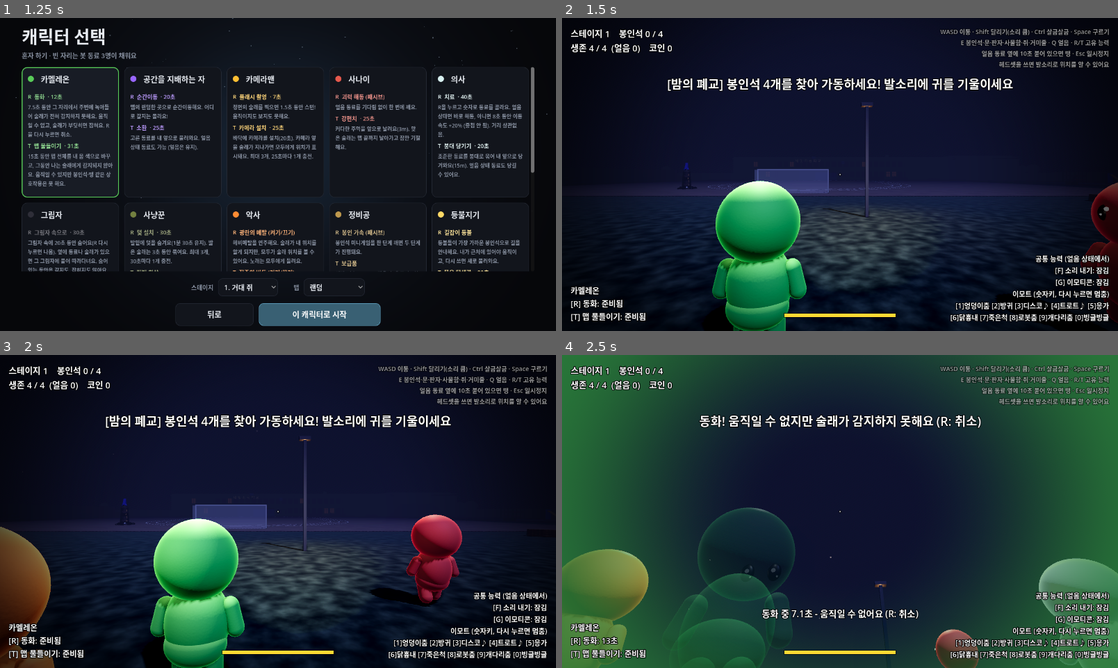
Above: before the commit, frames 1-4 (two rows, left to right).
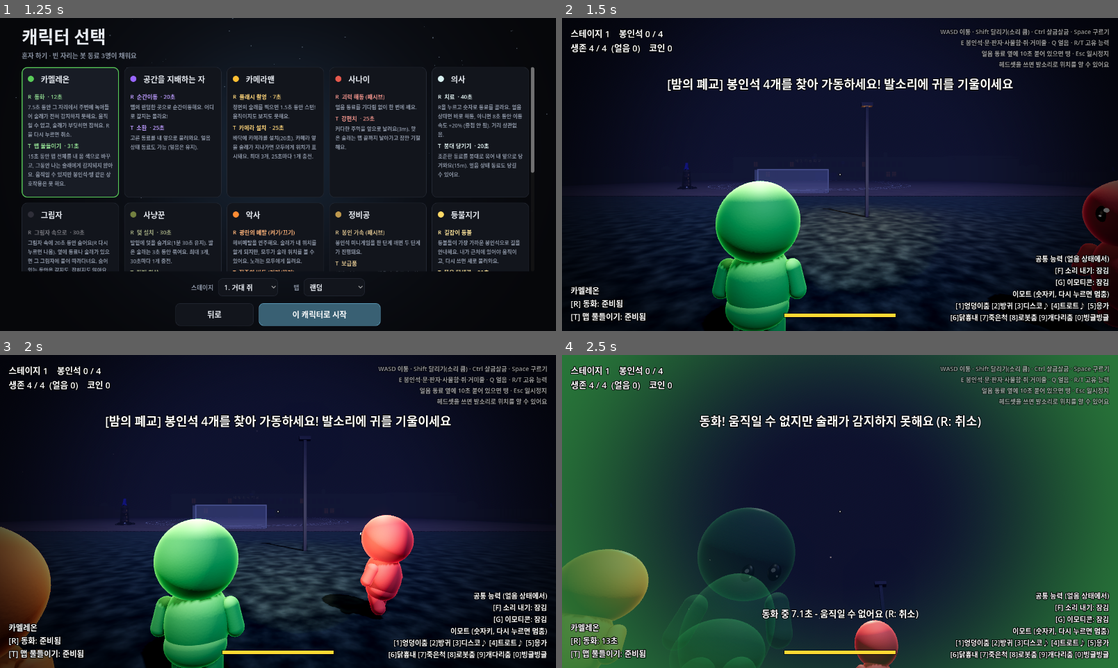
Above: after the commit, the same moments.

Repository: jinhwanai-spec/icebang
Game: Godot game, scene res://scenes/menu.tscn
Same seed, same stepped clock (60 frames per second), same inputs: the game is played once before the commit and once after it.
Inputs (mouse positions are in pixels of both pictures, inside the frame that each line leads up to):
- Up to frame 1 (1.25 s): click "혼자 하기" at 0.5 s
- Up to frame 2 (1.5 s): click "이 캐릭터로 시작" at 1.25 s
- Up to frame 3 (2 s): no input
- Up to frame 4 (2.5 s): tap Enter at 2 s; move the mouse to (867, 511) at 2.02 s; hold W (move_forward) from 2.03 s (still down); hold R (ability_1) from 2.03 s (still down); click (867, 511) at 2.17 s

Frame 1 is identical in both runs. In frame 2, 0.7% of the frame differs, in the area x 76-100%, y 51-99%; in frame 3, 4.7%, in the area x 47-84%, y 26-85%; in frame 4, 3.1%.

Commit message:
야간 6: 미술실, 중환자실 모니터, 층 표시
- 미술실: 이젤·그림판·석고상·물감 선반·바닥 물감 자국, 나무 바닥
- 병실 침대 옆 심전도 모니터 (일부 켜짐)
- 계단실 벽에 층 표시 (학교 1층/2층, 병원 B1/1F/2F)

Co-Authored-By: Claude Opus 5.5 <noreply@anthropic.com>
Claude-Session: https://claude.ai/code/session_0199zbgPCRwFeeZZPHPzu7ph

Diff:
--- a/scripts/building_kit.gd
+++ b/scripts/building_kit.gd
@@ -717,7 +717,7 @@
 
 # ================================================================ 자세한 방 꾸미기 (학교·병원·도시 공통)
 
-const RICH_KINDS := ["teachers", "nurse", "toilet", "library", "music", "lab", "computer", "office", "nurse_station", "pharmacy", "operating", "morgue", "boiler", "storage"]
+const RICH_KINDS := ["art", "teachers", "nurse", "toilet", "library", "music", "lab", "computer", "office", "nurse_station", "pharmacy", "operating", "morgue", "boiler", "storage"]
 
 
 ## 벽을 따라 u(0~1) 위치, 벽에서 depth/2 떨어진 곳. 반환 [위치, yaw(앞=방 안쪽)]
@@ -760,6 +760,34 @@
 	var sides: Array = [0, 1, 2, 3].filter(func(s): return s != ds and s != ws)
 	var big := inner.grow(-1.3)
 	match kind:
+		"art":
+			# 이젤 + 그림판, 석고상, 물감 선반, 바닥에 튄 물감
+			for i in 8:
+				var a := TAU * i / 8.0
+				var p := Vector3(c.x + cos(a) * minf(3.2, inner.size.x * 0.35), y, c.y + sin(a) * minf(3.2, inner.size.y * 0.35))
+				if blocks_door(p, Vector3(0.8, 1, 0.8)) or _keep.has_point(Vector2(p.x, p.z)):
+					continue
+				var face := atan2(c.x - p.x, c.y - p.z) + PI
+				if rng.randf() < 0.15:
+					_yawbox(_local(p, face, Vector3(0, 0.1, 0)), Vector3(0.7, 0.05, 1.5), face + 0.5, Color(0.45, 0.32, 0.2), false)
+					continue
+				for s in [-1.0, 1.0]:
+					_yawbox(_local(p, face, Vector3(0.28 * s, 0.8, 0.1)), Vector3(0.04, 1.6, 0.04), face, Color(0.45, 0.32, 0.2), false)
+				_yawbox(_local(p, face, Vector3(0, 0.75, -0.25)), Vector3(0.04, 1.5, 0.04), face, Color(0.45, 0.32, 0.2), false)
+				_yawbox(_local(p, face, Vector3(0, 1.25, 0.12)), Vector3(0.7, 0.55, 0.03), face, Color(0.92, 0.9, 0.85), false)
+				for k in 3:
+					_yawbox(_local(p, face, Vector3(rng.randf_range(-0.25, 0.25), 1.25 + rng.randf_range(-0.18, 0.18), 0.14)), Vector3(rng.randf_range(0.08, 0.25), rng.randf_range(0.05, 0.2), 0.005), face, Color.from_hsv(rng.randf(), 0.7, 0.8), false)
+				_chair(_local(p, face, Vector3(0, 0, 0.75)), face + PI, Color(0.45, 0.32, 0.2), rng.randf() < 0.15)
+			var bust := Vector3(c.x, y, c.y)
+			if not _keep.has_point(Vector2(c.x, c.y)):
+				part(bust + Vector3.UP * 0.45, Vector3(0.5, 0.9, 0.5), Color(0.85, 0.85, 0.82), "trim", true)
+				part(bust + Vector3.UP * 1.05, Vector3(0.3, 0.3, 0.25), Color(0.95, 0.95, 0.92), "trim")
+				part(bust + Vector3.UP * 1.32, Vector3(0.2, 0.26, 0.22), Color(0.95, 0.95, 0.92), "trim")
+			for sd in sides:
+				_along_wall(inner, sd, 0.45, 1.9, y, func(p, yw): if rng.randf() < 0.5: _rack(p, yw))
+			for k in 8:
+				part(Vector3(rng.randf_range(inner.position.x + 0.5, inner.end.x - 0.5), y + 0.005, rng.randf_range(inner.position.y + 0.5, inner.end.y - 0.5)), Vector3(rng.randf_range(0.2, 0.6), 0.005, rng.randf_range(0.2, 0.6)), Color.from_hsv(rng.randf(), 0.75, 0.7), "trim", false, rng.randf() * PI)
+			_curtains(room, y, ws)
 		"teachers", "office":
 			# 책상 섬 (2줄로 마주 보는 책상 + 칸막이), 벽에는 서류함
 			var cols := maxi(1, int(big.size.x / 1.5))
@@ -1433,8 +1461,12 @@
 			if rng.randf() < 0.6:
 				var cp := _local(p, yaw, Vector3(0.75, room_h * 0.5 - 0.1, 0.0))
 				_yawbox(Vector3(cp.x, y + room_h - 0.25 - (room_h - 0.6) * 0.5, cp.z), Vector3(0.03, room_h - 0.8, 2.0), yaw, Color(0.55, 0.72, 0.68).darkened(rng.randf() * 0.25), false)
-			# 머리맡 협탁 + 링거대
+			# 머리맡 협탁 + 링거대 (+ 가끔 켜진 심전도 모니터)
 			_yawbox(_local(p, yaw, Vector3(-0.75, 0.4, -0.75)), Vector3(0.45, 0.8, 0.45), yaw, Color(0.82, 0.82, 0.8), true)
+			if rng.randf() < 0.45:
+				_yawbox(_local(p, yaw, Vector3(-0.75, 1.05, -0.8)), Vector3(0.4, 0.3, 0.12), yaw + 0.3, Color(0.18, 0.2, 0.22), false, "metal")
+				var on := rng.randf() < 0.5
+				_yawbox(_local(p, yaw, Vector3(-0.73, 1.05, -0.73)), Vector3(0.32, 0.22, 0.01), yaw + 0.3, Color(0.2, 0.95, 0.4) if on else Color(0.03, 0.04, 0.04), false, "lit" if on else "glass")
 			if rng.randf() < 0.6:
 				var iv := _local(p, yaw, Vector3(0.6, 0, -0.85))
 				part(iv + Vector3.UP * 0.95, Vector3(0.03, 1.9, 0.03), Color(0.7, 0.7, 0.72), "metal")
--- a/scripts/hospital_builder.gd
+++ b/scripts/hospital_builder.gd
@@ -222,6 +222,9 @@
 				var z1 := inner.position.y if side < 0 else inner.end.y
 				kit.wall(Vector3(xw, 0, z0), Vector3(xw, 0, z1), ry, h - 0.2, _mat["base_wall"] if base else _mat["hosp_in"], "w_inner", [[1.2, 2.7, 0.0, BuildingKit.DOOR_H]] if side > 0 else [], 0.18)
 		_hosp_corridor(core, corr_z, corr_w, ry, h, rooms, base)
+		for sx in [-1.0, 1.0]:
+			var wx: float = core.position.x - 0.1 if sx < 0 else core.end.x + 0.1
+			_floor_sign(Vector3(wx, ry + 2.5, corr_z - corr_w * 0.5 - 2.2), Vector3(sx, 0, 0), "B1" if base else ("1F" if fy < 1.0 else "2F"), Color(0.55, 0.12, 0.1) if base else Color(0.15, 0.35, 0.45))
 		# 계단실 끝에 사물함 (숨는 곳) + 엘리베이터
 		props.append(["locker", Vector3(inner.end.x - 0.5, ry, corr_z + corr_w * 0.5 + 2.5), -PI / 2.0])
 		props.append(["locker", Vector3(inner.position.x + 0.5, ry, corr_z + corr_w * 0.5 + 2.5), PI / 2.0])
--- a/scripts/level_builder.gd
+++ b/scripts/level_builder.gd
@@ -44,6 +44,22 @@
 var debug_rooms: Array = []
 ## (테스트용) 복도 한쪽 끝 위치 (x, z). 없으면 Vector3.INF
 var corridor_probe := Vector3.INF
+## 층 표시 (계단실 벽에 큰 글자 + 판)
+func _floor_sign(p: Vector3, facing: Vector3, text: String, col := Color(0.2, 0.45, 0.4)) -> void:
+	var yaw := atan2(facing.x, facing.z)
+	if kit:
+		kit.part(p, Vector3(1.0, 0.7, 0.04), col, "trim", false, yaw)
+	var l := Label3D.new()
+	l.text = text
+	l.font_size = 128
+	l.pixel_size = 0.004
+	l.modulate = Color(0.95, 0.95, 0.9)
+	l.position = p + facing * 0.04
+	l.rotation.y = yaw
+	l.visibility_range_end = 25.0
+	region.add_child(l)
+
+
 ## (테스트용) 바깥 풍경 확인 위치 [[카메라, 보는 곳], ...]
 var debug_views: Array = []
 var kit: BuildingKit
--- a/scripts/school_builder.gd
+++ b/scripts/school_builder.gd
@@ -237,7 +237,7 @@
 	var floors := [
 		[[12, "teachers", "교무실"], [8, "nurse", "보건실"], [7, "toilet", "화장실"], [11, "classroom", "1-1"], [11, "classroom", "1-2"], [12, "lab", "과학실"], [12, "classroom", "1-3"]],
 		[[10, "office", "행정실"], [12, "computer", "컴퓨터실"], [11.5, "music", "음악실"], [7.5, "", ""], [11, "classroom", "1-4"], [11, "classroom", "1-5"], [10, "office", "방송실"]],
-		[[11, "classroom", "2-1"], [11, "classroom", "2-2"], [7, "toilet", "화장실"], [11, "classroom", "2-3"], [12, "classroom", "미술실"], [11, "classroom", "2-4"], [10, "office", "교장실"]],
+		[[11, "classroom", "2-1"], [11, "classroom", "2-2"], [7, "toilet", "화장실"], [11, "classroom", "2-3"], [12, "art", "미술실"], [11, "classroom", "2-4"], [10, "office", "교장실"]],
 		[[11, "classroom", "2-5"], [14, "library", "도서실"], [11, "classroom", "3-1"], [11, "classroom", "3-2"], [10, "teachers", "연구실"], [12, "classroom", "3-3"]],
 	]
 	for k in 2:
@@ -246,7 +246,7 @@
 		for rm in rooms:
 			var rr: Rect2 = rm["rect"]
 			var kind: String = rm["kind"]
-			kit.floor_overlay(rr, y + (0.06 if k == 0 else 0.0), _mat["wood"] if kind in ["classroom", "music", "library", "teachers"] else (_mat["wtile_floor"] if kind == "toilet" else _mat["lino"]))
+			kit.floor_overlay(rr, y + (0.06 if k == 0 else 0.0), _mat["wood"] if kind in ["classroom", "music", "library", "teachers", "art"] else (_mat["wtile_floor"] if kind == "toilet" else _mat["lino"]))
 			var spot := kit.furnish_room(rm, y, rng.randf() < 0.35)
 			debug_rooms.append([rm, y])
 			kit.grime(rr, y + (0.07 if k == 0 else 0.01), FH, 0.8, 0.12)
@@ -266,6 +266,9 @@
 				kit.wall(Vector3(xw, 0, z0), Vector3(xw, 0, z1), y, FH - 0.2, _mat["school_in"], "w_inner", [[1.0, 2.5, 0.0, BuildingKit.DOOR_H]] if side > 0 else [], 0.18)
 		var fy := y + (0.07 if k == 0 else 0.01)
 		_corridor_dressing(core, inner, corr_z, corr_w, y, fy, rooms)
+		for sx in [-1.0, 1.0]:
+			var wx: float = core.position.x - 0.1 if sx < 0 else core.end.x + 0.1
+			_floor_sign(Vector3(wx, y + 2.5, corr_z - corr_w * 0.5 - 2.2), Vector3(sx, 0, 0), "%d층" % (k + 1))
 		# 끝 칸(계단실)에 사물함 하나씩 + 청소도구
 		props.append(["locker", Vector3(inner.end.x - 0.5, y, corr_z + corr_w * 0.5 + 2.2), -PI / 2.0])
 		props.append(["locker", Vector3(inner.position.x + 0.5, y, corr_z + corr_w * 0.5 + 2.2), PI / 2.0])
